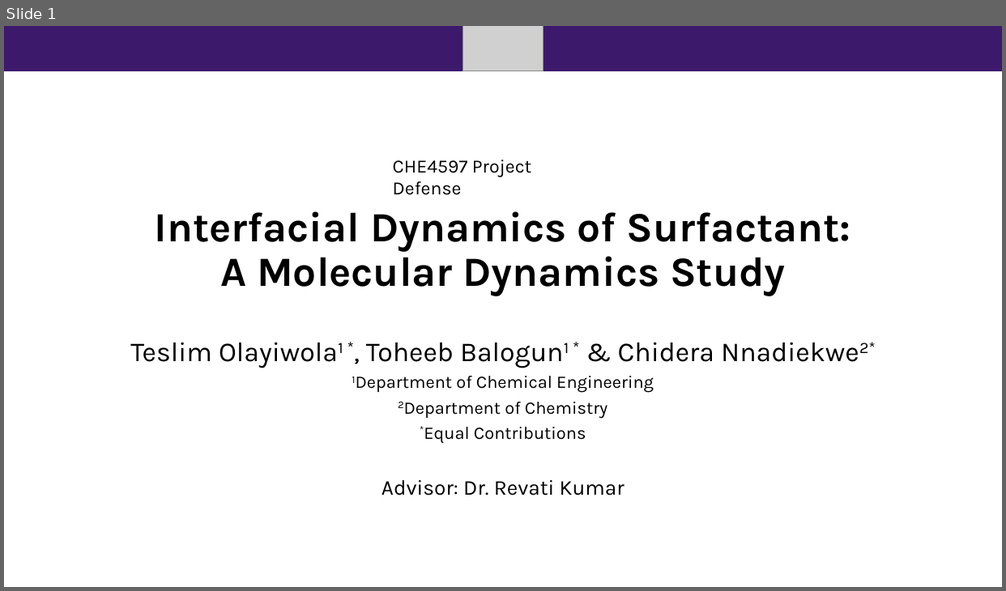
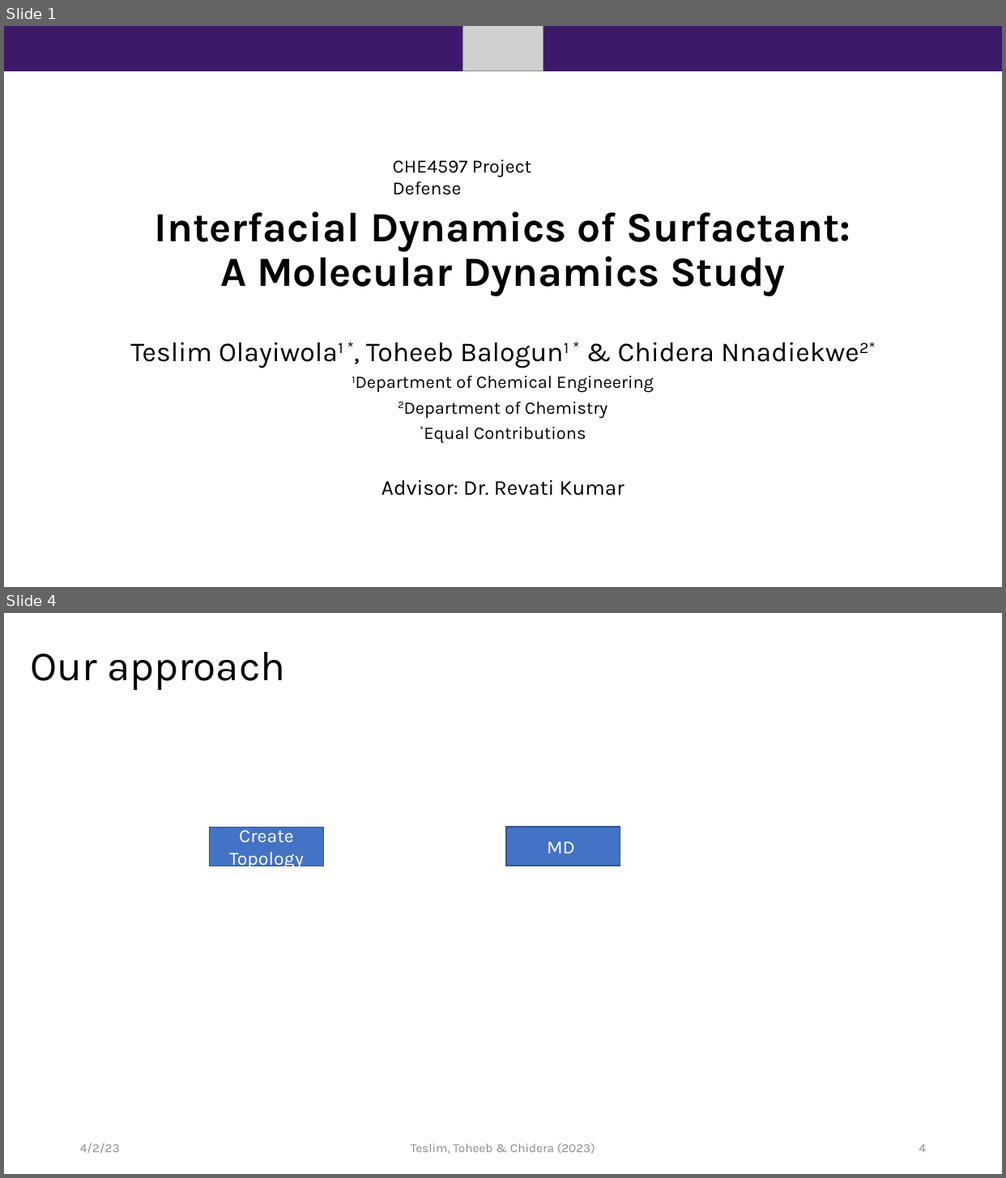
Before and after one commit to EnthusiasticTeslim/CHE4597-project, a slide deck: reports/report_group_.pptx. Shown one above the other, each under a label of ours: slide 1 before the commit, slides 1 and 4 after it; the slides between them are not shown. The pictures are 1006x591 and 1006x1178 pixels, drawn with LibreOffice and Linux fonts; fonts in the diff are those of the drawing; grey boxes stand for pictures. Boxes give left, top, right and bottom in pixels: in the first picture for what was removed or moved away, otherwise in the second. Text is boxed around its words. In the diff, an @@ line names an element or a change of style, - is before the commit and + after.

```diff
--- a/reports/report_group_.pptx
+++ b/reports/report_group_.pptx
@@ slide 4 added at (4, 613, 1002, 1174), background #FFFFFF @@
@@ title added at (30, 652, 285, 690), 40 pt, text #000000 @@
+Our approach
@@ rectangle added at (210, 827, 324, 866), fill #4472C4, outline #325491 1 pt, 18 pt, text #FFFFFF @@
+Create Topology
@@ rectangle added at (506, 827, 620, 866), fill #4472C4, outline #325491 1 pt, 18 pt, text #FFFFFF @@
+MD
@@ text added at (80, 1144, 120, 1153), 12 pt, text #8C8C8C @@
+4/2/23
@@ text added at (411, 1144, 595, 1154), 12 pt, text #8C8C8C @@
+Teslim, Toheeb & Chidera (2023)
@@ page number added at (918, 1144, 926, 1152), 12 pt, text #8C8C8C @@
+4
```
Also in this commit, not shown: 4 slides changed, 2 other slides added, 3 other files.
